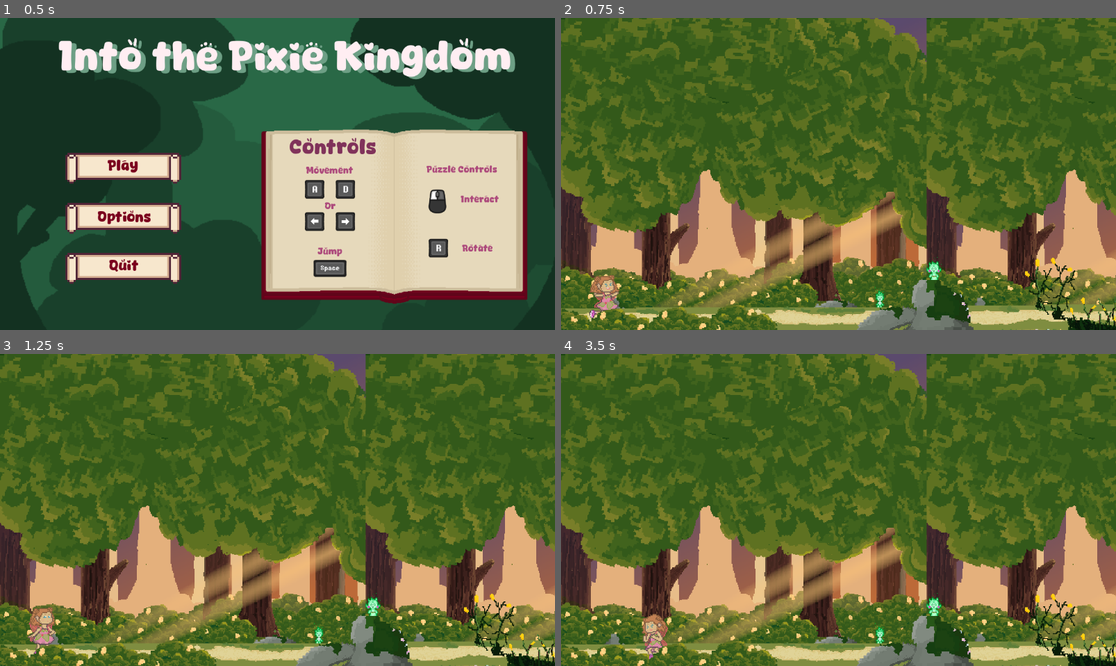
Above: before the commit, frames 1-4 (two rows, left to right).
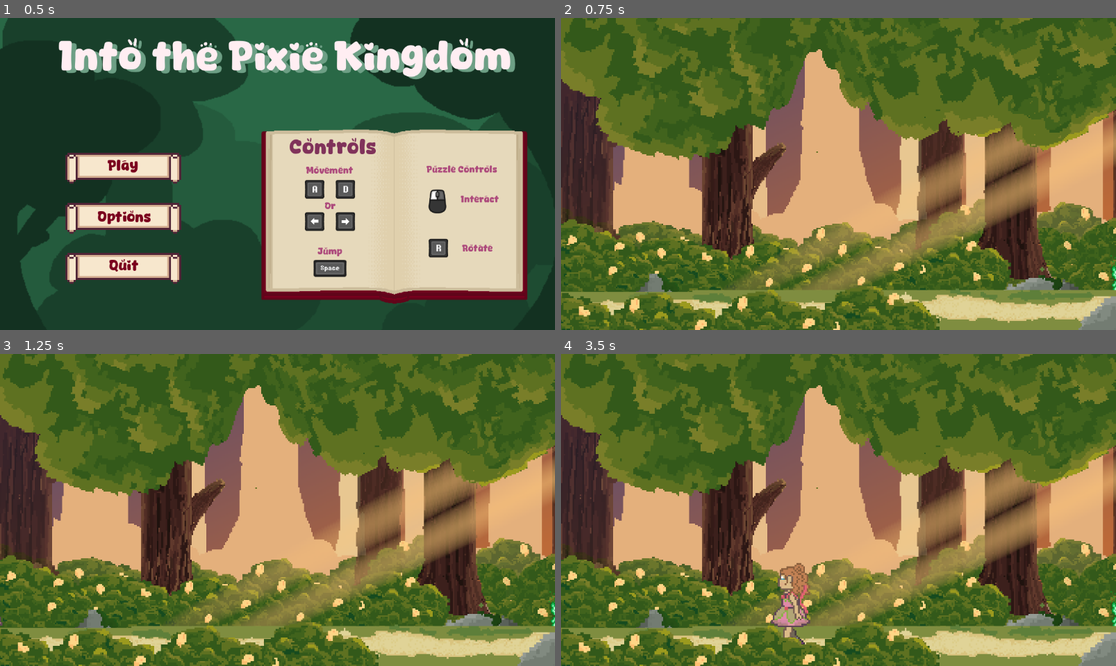
Above: after the commit, the same moments.

Repository: AlexReidNZ/Into-The-Pixie-Kingdom
Game: Godot game, scene res://Scenes/Levels/level_1.tscn
Two runs of this game, one before a commit and one after it. Both use one fixed random seed, a clock stepped at 60 frames per second and the inputs below. The engine's default icon, where the game draws it, is replaced by a stand-in: a white triangle on a blue panel in a dark square.
Inputs (mouse positions are in pixels of both pictures, inside the frame that each line leads up to):
- Up to frame 1 (0.5 s): no input
- Up to frame 2 (0.75 s): click "Play" at 0.5 s
- Up to frame 3 (1.25 s): no input
- Up to frame 4 (3.5 s): tap Enter (ui_accept) at 1.25 s; move the mouse to (960, 494) at 1.27 s; hold Space (jump) 1.28-2.03 s; hold Right (move_right) 1.28-2.78 s; move the mouse to (727, 525) at 2.02 s; click (727, 525) at 2.1 s; tap Space (jump) at 2.27, 2.3, 2.57 s; move the mouse to (894, 441) at 2.77 s; hold Left (move_left) from 2.78 s (still down); hold Space (jump) from 2.78 s (still down); tap R (rotate puzzle piece) at 2.85 s

Frame 1 is identical in both runs. In frame 2, 75% of the frame differs, in the area x 0-100%, y 0-100%; in frame 3, 75%; in frame 4, 76%.

Commit message:
feat(cutscene): player walk in from offscreen

Diff:
--- a/Scenes/Levels/level_1.tscn
+++ b/Scenes/Levels/level_1.tscn
@@ -37,6 +37,7 @@
 [ext_resource type="Texture2D" uid="uid://dh5ntwaktn4la" path="res://Sprites/Puzzle/worldSprites/Fixed Bridge.png" id="34_ynee1"]
 [ext_resource type="PackedScene" uid="uid://doot1xvshlh6h" path="res://Scenes/Puzzle/puzzle03.tscn" id="35_50h6p"]
 [ext_resource type="Texture2D" uid="uid://cs2vvvlyoxyvs" path="res://Sprites/Puzzle/worldSprites/Fixed Tree.png" id="36_tnrut"]
+[ext_resource type="Script" path="res://Scripts/cutscene_controller.gd" id="38_wtp3f"]
 
 [sub_resource type="CircleShape2D" id="CircleShape2D_x48l1"]
 radius = 42.6175
@@ -666,7 +667,7 @@
 [node name="Player" type="CharacterBody2D" parent="."]
 unique_name_in_owner = true
 z_index = 10
-position = Vector2(44, 274)
+position = Vector2(-50, 264)
 script = ExtResource("3_so3te")
 speed = 69
 acceleration = 0.2
@@ -760,7 +761,7 @@
 texture = ExtResource("8_l1qk3")
 
 [node name="Boundary" type="StaticBody2D" parent="."]
-position = Vector2(0, 320)
+position = Vector2(-88, 259)
 
 [node name="CollisionShape2D" type="CollisionShape2D" parent="Boundary"]
 shape = SubResource("WorldBoundaryShape2D_w4v88")
@@ -894,6 +895,9 @@
 [node name="Click" type="AudioStreamPlayer" parent="UIAudio"]
 stream = ExtResource("26_6qdgh")
 
+[node name="CutsceneController" type="Node" parent="."]
+script = ExtResource("38_wtp3f")
+
 [connection signal="area_entered" from="GameEndTrigger" to="CanvasLayer/PauseMenu" method="_on_game_end_trigger_area_entered"]
 [connection signal="animation_finished" from="Player/AnimatedSprite2D" to="Player" method="_on_animation_finished"]
 [connection signal="animation_looped" from="Player/AnimatedSprite2D" to="Player" method="_on_animation_looped"]
--- /dev/null
+++ b/Scripts/cutscene_controller.gd
@@ -0,0 +1,35 @@
+extends Node
+
+
+var tween: Tween
+
+@onready var player: Player = %Player
+@onready var camera: Camera2D = %Player/Camera2D
+
+
+func _ready() -> void:
+	play_opening_cutscene()
+
+
+func play_opening_cutscene() -> void:
+	camera.zoom = Vector2(3.5, 3.5)
+	player.move_state = Player.MoveState.CUTSCENE
+	player.animator.play("walk")
+	await player_walk_to_position_x(240)
+	#tween.tween_property(player, "global_position.x", 250, 15)
+
+
+func player_walk_to_position_x(x: float) -> void:
+	var direction = x- player.global_position.x
+	direction /= abs(direction)
+	while abs(player.global_position.x - x) > 1:
+		player.velocity.x = player.speed * direction
+		#player.move_and_slide()
+		#print("walking?")
+		await get_tree().process_frame
+
+
+func reset_tween() -> void:
+	if tween:
+		tween.kill()
+	tween = create_tween()
--- a/platformer/player.gd
+++ b/platformer/player.gd
@@ -10,6 +10,7 @@
 	FALLING,
 	LANDING,
 	PAUSED,
+	CUTSCENE,
 }
 
 const animations := {
@@ -21,6 +22,7 @@
 	MoveState.FALLING: "fall",
 	MoveState.LANDING: "land",
 	MoveState.PAUSED: "paused",
+	MoveState.CUTSCENE: "paused",
 }
 
 ## Walking rate in pixels per second
@@ -192,20 +194,16 @@
 	var continue_animation := false
 	var continued_animation_frame = animator.frame
 
-	# some states can only path to certain other states
-	match move_state:
-		MoveState.JUMP_ANTICIPATING:
-			if value not in [MoveState.JUMPING, MoveState.FALLING, MoveState.PAUSED]:
-				return
-		MoveState.RUNNING:
-			if value == MoveState.WALKING:
-				continue_animation = true
-		MoveState.WALKING:
-			if value == MoveState.RUNNING:
-				continue_animation = true
-		MoveState.PAUSED:
-			if value != MoveState.IDLE:
-				return
+	if !can_set_move_state(value):
+		print("could not set state.")
+		print("from: %s to: %s" % [MoveState.keys()[move_state], MoveState.keys()[value]])
+		return
+	print("setting state.")
+	print("from: %s to: %s" % [MoveState.keys()[move_state], MoveState.keys()[value]])
+
+	var continue_animation_states := [MoveState.RUNNING, MoveState.WALKING]
+	continue_animation = (move_state in continue_animation_states
+			and value in continue_animation_states)
 
 	move_state = value
 	shush = continue_animation
@@ -213,3 +211,20 @@
 	shush = false
 	if continue_animation:
 		animator.frame = continued_animation_frame
+
+
+func can_set_move_state(value: MoveState) -> bool:
+	# any state can lead to paused/cutscene
+	if value in [MoveState.PAUSED, MoveState.CUTSCENE]:
+		return true
+	# some states can only path to other specific states
+	match move_state:
+		# the player must either jump or lose the ability to jump
+		MoveState.JUMP_ANTICIPATING:
+			return value in [MoveState.JUMPING, MoveState.FALLING]
+		MoveState.PAUSED:
+			return value == MoveState.IDLE
+		MoveState.CUTSCENE:
+			return value == MoveState.PAUSED
+
+	return true # ran all checks. assume it's fine.
Not shown: 1 places in Scenes/Levels/level_1.tscn that only renumber resources
